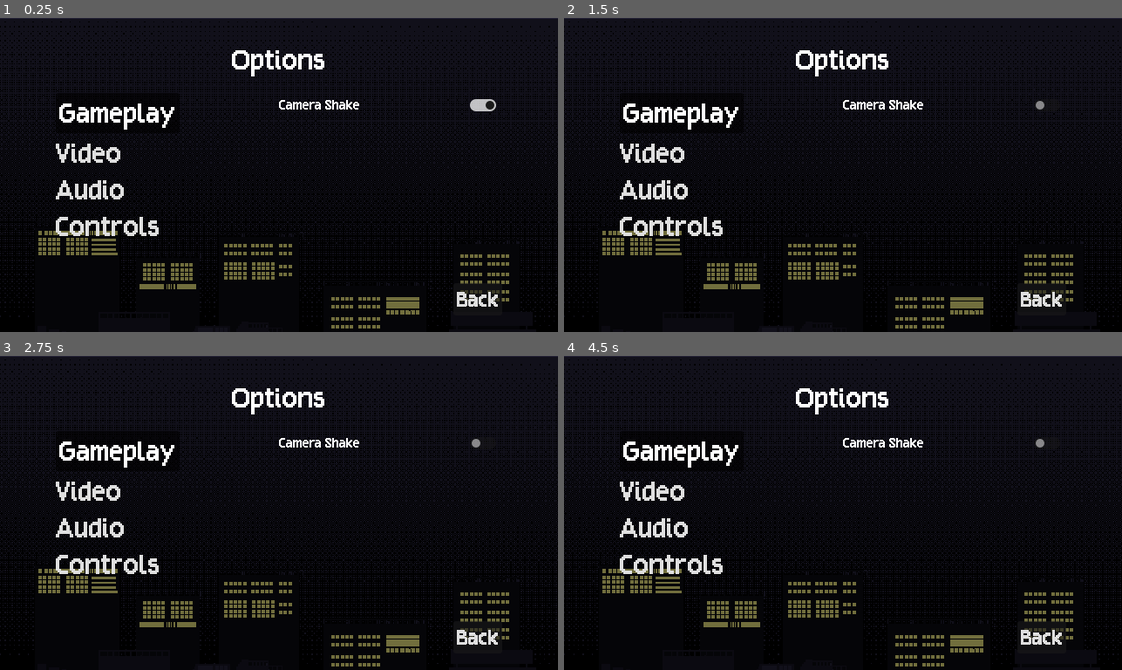
Above: before the commit, frames 1-4 (two rows, left to right).
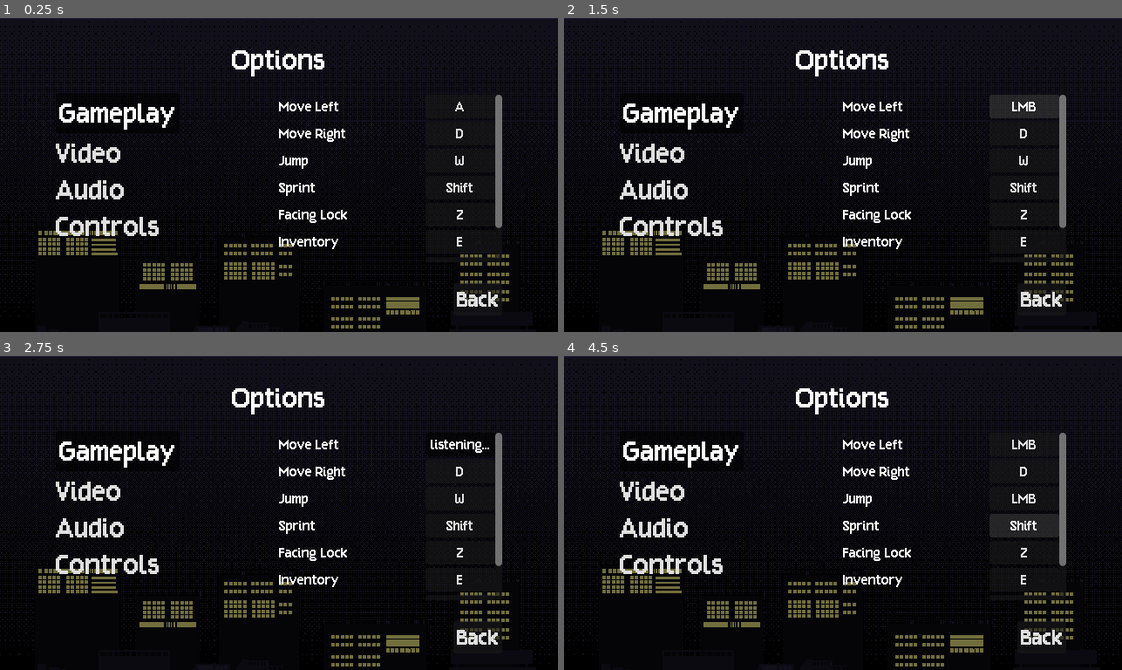
Above: after the commit, the same moments.

Repository: kyteidev/rogueshot
Game: Godot game, scene res://scenes/menus/options_menu.tscn
Two runs of this game, one before a commit and one after it. Both use one fixed random seed, a clock stepped at 60 frames per second and the inputs below.
Inputs (mouse positions are in pixels of both pictures, inside the frame that each line leads up to):
- Up to frame 1 (0.25 s): no input
- Up to frame 2 (1.5 s): click (1049, 105) at 0.52 s; click (1021, 105) at 1.25 s, where only the run after the commit has a clickable "listening..."
- Up to frame 3 (2.75 s): click (457, 443) at 2 s, where only the run after the commit has a clickable "LMB"
- Up to frame 4 (4.5 s): click (1021, 472) at 2.75 s, where only the run after the commit has a clickable "D"; click (1021, 497) at 3.5 s, where only the run after the commit has a clickable "W"; click (1021, 525) at 4.25 s, where only the run after the commit has a clickable "Shift"

The runs differ from the first frame. In frame 1, 1.8% of the frame differs, in the area x 50-90%, y 24-77%; in frame 2, 2.4%; in frame 3, 1.8%; in frame 4, 2.6%.

Commit message:
add keybinds in options menu

Diff:
--- a/scenes/menus/options_menu.tscn
+++ b/scenes/menus/options_menu.tscn
@@ -10,6 +10,7 @@
 [ext_resource type="ButtonGroup" uid="uid://cex2h80qiylfv" path="res://resources/groups/settings_tab_group.tres" id="7_23plx"]
 [ext_resource type="LabelSettings" uid="uid://dg0kb8y76xk08" path="res://resources/themes/label_options.tres" id="9_gjmye"]
 [ext_resource type="Script" uid="uid://d0o72ftsra2lh" path="res://scripts/option_controls/option_checkbutton.gd" id="10_muvh2"]
+[ext_resource type="Script" uid="uid://yub1y1mkcpw7" path="res://scripts/option_controls/option_keybind_button.gd" id="11_yxgvl"]
 
 [sub_resource type="LabelSettings" id="LabelSettings_vjox6"]
 font = ExtResource("5_yxgvl")
@@ -166,27 +167,32 @@
 offset_bottom = 280.0
 
 [node name="Gameplay" type="Control" parent="TabsContainer" unique_id=199546014]
+visible = false
 layout_mode = 2
 size_flags_vertical = 3
 
-[node name="OptionsContainer" type="VBoxContainer" parent="TabsContainer/Gameplay" unique_id=1258848593]
-layout_mode = 1
-anchors_preset = 15
-anchor_right = 1.0
-anchor_bottom = 1.0
-grow_horizontal = 2
-grow_vertical = 2
-
-[node name="OptionCameraShake" type="HBoxContainer" parent="TabsContainer/Gameplay/OptionsContainer" unique_id=2058139324]
-layout_mode = 2
-
-[node name="Label" type="Label" parent="TabsContainer/Gameplay/OptionsContainer/OptionCameraShake" unique_id=682935788]
+[node name="ScrollContainer" type="ScrollContainer" parent="TabsContainer/Gameplay" unique_id=1666140206]
+layout_mode = 1
+anchors_preset = 15
+anchor_right = 1.0
+anchor_bottom = 1.0
+grow_horizontal = 2
+grow_vertical = 2
+
+[node name="OptionsContainer" type="VBoxContainer" parent="TabsContainer/Gameplay/ScrollContainer" unique_id=1258848593]
+layout_mode = 2
+size_flags_horizontal = 3
+
+[node name="OptionCameraShake" type="HBoxContainer" parent="TabsContainer/Gameplay/ScrollContainer/OptionsContainer" unique_id=2058139324]
+layout_mode = 2
+
+[node name="Label" type="Label" parent="TabsContainer/Gameplay/ScrollContainer/OptionsContainer/OptionCameraShake" unique_id=682935788]
 layout_mode = 2
 size_flags_horizontal = 3
 text = "Camera Shake"
 label_settings = ExtResource("9_gjmye")
 
-[node name="CheckButton" type="CheckButton" parent="TabsContainer/Gameplay/OptionsContainer/OptionCameraShake" unique_id=1435236203]
+[node name="CheckButton" type="CheckButton" parent="TabsContainer/Gameplay/ScrollContainer/OptionsContainer/OptionCameraShake" unique_id=1435236203]
 layout_mode = 2
 script = ExtResource("10_muvh2")
 setting_key = "camera_shake"
@@ -196,24 +202,28 @@
 layout_mode = 2
 size_flags_vertical = 3
 
-[node name="OptionsContainer" type="VBoxContainer" parent="TabsContainer/Video" unique_id=517212257]
-layout_mode = 1
-anchors_preset = 15
-anchor_right = 1.0
-anchor_bottom = 1.0
-grow_horizontal = 2
-grow_vertical = 2
-
-[node name="lorem ipsum" type="HBoxContainer" parent="TabsContainer/Video/OptionsContainer" unique_id=1102374291]
-layout_mode = 2
-
-[node name="Label" type="Label" parent="TabsContainer/Video/OptionsContainer/lorem ipsum" unique_id=2070991208]
+[node name="ScrollContainer" type="ScrollContainer" parent="TabsContainer/Video" unique_id=1193056748]
+layout_mode = 1
+anchors_preset = 15
+anchor_right = 1.0
+anchor_bottom = 1.0
+grow_horizontal = 2
+grow_vertical = 2
+
+[node name="OptionsContainer" type="VBoxContainer" parent="TabsContainer/Video/ScrollContainer" unique_id=517212257]
+layout_mode = 2
+size_flags_horizontal = 3
+
+[node name="lorem ipsum" type="HBoxContainer" parent="TabsContainer/Video/ScrollContainer/OptionsContainer" unique_id=1102374291]
+layout_mode = 2
+
+[node name="Label" type="Label" parent="TabsContainer/Video/ScrollContainer/OptionsContainer/lorem ipsum" unique_id=2070991208]
 layout_mode = 2
 size_flags_horizontal = 3
 text = "lorem ipsum"
 label_settings = ExtResource("9_gjmye")
 
-[node name="CheckButton" type="CheckButton" parent="TabsContainer/Video/OptionsContainer/lorem ipsum" unique_id=581891719]
+[node name="CheckButton" type="CheckButton" parent="TabsContainer/Video/ScrollContainer/OptionsContainer/lorem ipsum" unique_id=581891719]
 layout_mode = 2
 
 [node name="Audio" type="Control" parent="TabsContainer" unique_id=390435501]
@@ -221,50 +231,198 @@
 layout_mode = 2
 size_flags_vertical = 3
 
-[node name="OptionsContainer" type="VBoxContainer" parent="TabsContainer/Audio" unique_id=921295538]
-layout_mode = 1
-anchors_preset = 15
-anchor_right = 1.0
-anchor_bottom = 1.0
-grow_horizontal = 2
-grow_vertical = 2
-
-[node name="lorem ipsum" type="HBoxContainer" parent="TabsContainer/Audio/OptionsContainer" unique_id=1440279358]
-layout_mode = 2
-
-[node name="Label" type="Label" parent="TabsContainer/Audio/OptionsContainer/lorem ipsum" unique_id=2132732415]
+[node name="ScrollContainer" type="ScrollContainer" parent="TabsContainer/Audio" unique_id=972849162]
+layout_mode = 1
+anchors_preset = 15
+anchor_right = 1.0
+anchor_bottom = 1.0
+grow_horizontal = 2
+grow_vertical = 2
+
+[node name="OptionsContainer" type="VBoxContainer" parent="TabsContainer/Audio/ScrollContainer" unique_id=921295538]
+layout_mode = 2
+size_flags_horizontal = 3
+
+[node name="lorem ipsum" type="HBoxContainer" parent="TabsContainer/Audio/ScrollContainer/OptionsContainer" unique_id=1440279358]
+layout_mode = 2
+
+[node name="Label" type="Label" parent="TabsContainer/Audio/ScrollContainer/OptionsContainer/lorem ipsum" unique_id=2132732415]
 layout_mode = 2
 size_flags_horizontal = 3
 text = "lorem ipsum"
 label_settings = ExtResource("9_gjmye")
 
-[node name="CheckButton" type="CheckButton" parent="TabsContainer/Audio/OptionsContainer/lorem ipsum" unique_id=478585720]
+[node name="CheckButton" type="CheckButton" parent="TabsContainer/Audio/ScrollContainer/OptionsContainer/lorem ipsum" unique_id=478585720]
 layout_mode = 2
 
 [node name="Controls" type="Control" parent="TabsContainer" unique_id=402162721]
-visible = false
 layout_mode = 2
 size_flags_vertical = 3
 
-[node name="OptionsContainer" type="VBoxContainer" parent="TabsContainer/Controls" unique_id=1491984417]
-layout_mode = 1
-anchors_preset = 15
-anchor_right = 1.0
-anchor_bottom = 1.0
-grow_horizontal = 2
-grow_vertical = 2
-
-[node name="lorem ipsum" type="HBoxContainer" parent="TabsContainer/Controls/OptionsContainer" unique_id=19513926]
-layout_mode = 2
-
-[node name="Label" type="Label" parent="TabsContainer/Controls/OptionsContainer/lorem ipsum" unique_id=2116640576]
-layout_mode = 2
-size_flags_horizontal = 3
-text = "lorem ipsum"
-label_settings = ExtResource("9_gjmye")
-
-[node name="CheckButton" type="CheckButton" parent="TabsContainer/Controls/OptionsContainer/lorem ipsum" unique_id=1077108578]
-layout_mode = 2
+[node name="ScrollContainer" type="ScrollContainer" parent="TabsContainer/Controls" unique_id=1879695052]
+layout_mode = 1
+anchors_preset = 15
+anchor_right = 1.0
+anchor_bottom = 1.0
+grow_horizontal = 2
+grow_vertical = 2
+horizontal_scroll_mode = 0
+
+[node name="OptionsContainer" type="VBoxContainer" parent="TabsContainer/Controls/ScrollContainer" unique_id=1491984417]
+layout_mode = 2
+size_flags_horizontal = 3
+
+[node name="OptionMoveLeft" type="HBoxContainer" parent="TabsContainer/Controls/ScrollContainer/OptionsContainer" unique_id=19513926]
+layout_mode = 2
+
+[node name="Label" type="Label" parent="TabsContainer/Controls/ScrollContainer/OptionsContainer/OptionMoveLeft" unique_id=2116640576]
+layout_mode = 2
+size_flags_horizontal = 3
+text = "Move Left"
+label_settings = ExtResource("9_gjmye")
+
+[node name="Button" type="Button" parent="TabsContainer/Controls/ScrollContainer/OptionsContainer/OptionMoveLeft" unique_id=1341031752]
+custom_minimum_size = Vector2(80, 0)
+layout_mode = 2
+theme_override_fonts/font = ExtResource("5_yxgvl")
+theme_override_font_sizes/font_size = 16
+toggle_mode = true
+text = "listening..."
+script = ExtResource("11_yxgvl")
+action_name = "player_left"
+
+[node name="OptionMoveRight" type="HBoxContainer" parent="TabsContainer/Controls/ScrollContainer/OptionsContainer" unique_id=78869843]
+layout_mode = 2
+
+[node name="Label" type="Label" parent="TabsContainer/Controls/ScrollContainer/OptionsContainer/OptionMoveRight" unique_id=965940568]
+layout_mode = 2
+size_flags_horizontal = 3
+text = "Move Right"
+label_settings = ExtResource("9_gjmye")
+
+[node name="Button" type="Button" parent="TabsContainer/Controls/ScrollContainer/OptionsContainer/OptionMoveRight" unique_id=690410537]
+custom_minimum_size = Vector2(80, 0)
+layout_mode = 2
+theme_override_fonts/font = ExtResource("5_yxgvl")
+theme_override_font_sizes/font_size = 16
+toggle_mode = true
+text = "listening..."
+script = ExtResource("11_yxgvl")
+action_name = "player_right"
+
+[node name="OptionJump" type="HBoxContainer" parent="TabsContainer/Controls/ScrollContainer/OptionsContainer" unique_id=1940373574]
+layout_mode = 2
+
+[node name="Label" type="Label" parent="TabsContainer/Controls/ScrollContainer/OptionsContainer/OptionJump" unique_id=936572199]
+layout_mode = 2
+size_flags_horizontal = 3
+text = "Jump"
+label_settings = ExtResource("9_gjmye")
+
+[node name="Button" type="Button" parent="TabsContainer/Controls/ScrollContainer/OptionsContainer/OptionJump" unique_id=1057119542]
+custom_minimum_size = Vector2(80, 0)
+layout_mode = 2
+theme_override_fonts/font = ExtResource("5_yxgvl")
+theme_override_font_sizes/font_size = 16
+toggle_mode = true
+text = "listening..."
+script = ExtResource("11_yxgvl")
+action_name = "player_jump"
+
+[node name="OptionSprint" type="HBoxContainer" parent="TabsContainer/Controls/ScrollContainer/OptionsContainer" unique_id=899748984]
+layout_mode = 2
+
+[node name="Label" type="Label" parent="TabsContainer/Controls/ScrollContainer/OptionsContainer/OptionSprint" unique_id=1115567588]
+layout_mode = 2
+size_flags_horizontal = 3
+text = "Sprint"
+label_settings = ExtResource("9_gjmye")
+
+[node name="Button" type="Button" parent="TabsContainer/Controls/ScrollContainer/OptionsContainer/OptionSprint" unique_id=1765539801]
+custom_minimum_size = Vector2(80, 0)
+layout_mode = 2
+theme_override_fonts/font = ExtResource("5_yxgvl")
+theme_override_font_sizes/font_size = 16
+toggle_mode = true
+text = "listening..."
+script = ExtResource("11_yxgvl")
+action_name = "player_sprint"
+
+[node name="OptionFacingLock" type="HBoxContainer" parent="TabsContainer/Controls/ScrollContainer/OptionsContainer" unique_id=292328004]
+layout_mode = 2
+
+[node name="Label" type="Label" parent="TabsContainer/Controls/ScrollContainer/OptionsContainer/OptionFacingLock" unique_id=994374138]
+layout_mode = 2
+size_flags_horizontal = 3
+text = "Facing Lock"
+label_settings = ExtResource("9_gjmye")
+
+[node name="Button" type="Button" parent="TabsContainer/Controls/ScrollContainer/OptionsContainer/OptionFacingLock" unique_id=1531866293]
+custom_minimum_size = Vector2(80, 0)
+layout_mode = 2
+theme_override_fonts/font = ExtResource("5_yxgvl")
+theme_override_font_sizes/font_size = 16
+toggle_mode = true
+text = "listening..."
+script = ExtResource("11_yxgvl")
+action_name = "player_facing_lock"
+
+[node name="OptionInventory" type="HBoxContainer" parent="TabsContainer/Controls/ScrollContainer/OptionsContainer" unique_id=2047751539]
+layout_mode = 2
+
+[node name="Label" type="Label" parent="TabsContainer/Controls/ScrollContainer/OptionsContainer/OptionInventory" unique_id=2115365818]
+layout_mode = 2
+size_flags_horizontal = 3
+text = "Inventory"
+label_settings = ExtResource("9_gjmye")
+
+[node name="Button" type="Button" parent="TabsContainer/Controls/ScrollContainer/OptionsContainer/OptionInventory" unique_id=1575245101]
+custom_minimum_size = Vector2(80, 0)
+layout_mode = 2
+theme_override_fonts/font = ExtResource("5_yxgvl")
+theme_override_font_sizes/font_size = 16
+toggle_mode = true
+text = "listening..."
+script = ExtResource("11_yxgvl")
+action_name = "ui_inventory"
+
+[node name="OptionShoot" type="HBoxContainer" parent="TabsContainer/Controls/ScrollContainer/OptionsContainer" unique_id=1640773243]
+layout_mode = 2
+
+[node name="Label" type="Label" parent="TabsContainer/Controls/ScrollContainer/OptionsContainer/OptionShoot" unique_id=1882016917]
+layout_mode = 2
+size_flags_horizontal = 3
+text = "Shoot"
+label_settings = ExtResource("9_gjmye")
+
+[node name="Button" type="Button" parent="TabsContainer/Controls/ScrollContainer/OptionsContainer/OptionShoot" unique_id=1910041406]
+custom_minimum_size = Vector2(80, 0)
+layout_mode = 2
+theme_override_fonts/font = ExtResource("5_yxgvl")
+theme_override_font_sizes/font_size = 16
+toggle_mode = true
+text = "listening..."
+script = ExtResource("11_yxgvl")
+action_name = "weapon_shoot"
+
+[node name="OptionReload" type="HBoxContainer" parent="TabsContainer/Controls/ScrollContainer/OptionsContainer" unique_id=454216631]
+layout_mode = 2
+
+[node name="Label" type="Label" parent="TabsContainer/Controls/ScrollContainer/OptionsContainer/OptionReload" unique_id=298843145]
+layout_mode = 2
+size_flags_horizontal = 3
+text = "Reload"
+label_settings = ExtResource("9_gjmye")
+
+[node name="Button" type="Button" parent="TabsContainer/Controls/ScrollContainer/OptionsContainer/OptionReload" unique_id=525241634]
+custom_minimum_size = Vector2(80, 0)
+layout_mode = 2
+theme_override_fonts/font = ExtResource("5_yxgvl")
+theme_override_font_sizes/font_size = 16
+toggle_mode = true
+text = "listening..."
+script = ExtResource("11_yxgvl")
+action_name = "weapon_reload"
 
 [node name="BackButton" type="Button" parent="." unique_id=123714607]
 layout_mode = 1
--- a/scripts/managers/options_manager.gd
+++ b/scripts/managers/options_manager.gd
@@ -11,7 +11,7 @@
 	# TODO: options saving and loading from file
 
 	# layer 0: tab type as index
-	# 		0: gameplay, 1: video, 2: audio, 3: controls
+	# 		-> 0: gameplay, 1: video, 2: audio, 3: controls
 	# layer 1: options
 	options = [
 		{
@@ -23,8 +23,17 @@
 		{
 			"lorem ipsum": false
 		},
+		# keybinds are managed independently
+		# this is for displaying the keybind in options menu
 		{
-			"lorem ipsum": false
+			"player_left": "A",
+			"player_right": "D",
+			"player_jump": "W",
+			"player_sprint": "Shift",
+			"player_facing_lock": "Z",
+			"ui_inventory": "E",
+			"weapon_shoot": "LMB",
+			"weapon_reload": "R"
 		}
 	]
 
--- a/scripts/menus/options_menu.gd
+++ b/scripts/menus/options_menu.gd
@@ -13,11 +13,21 @@
 
 func _ready() -> void:
 	for tab_index in range(tabs.size()):
-		var options_container := tabs[tab_index].get_child(0)
+		# might be a bad practice to use two get_child() lol
+		var options_container := tabs[tab_index].get_child(0).get_child(0)
 		var options := options_container.get_children()
 		for option_index in range(options.size()):
-			var button := options[option_index].get_child(1)
-			button.button_pressed = om.options[tab_index].values()[option_index]
+			# get the button/slider or something of the setting
+			# then get value of the setting from options manager
+			var control := options[option_index].get_child(1)
+			var value: Variant = om.options[tab_index].values()[option_index]
+
+			# each type of value should have one ui element for it
+			match typeof(value):
+				TYPE_BOOL:
+					control.button_pressed = value
+				TYPE_STRING:
+					control.text = value
 
 
 func _on_tab_pressed() -> void:
--- a/scripts/option_controls/option_keybind_button.gd
+++ b/scripts/option_controls/option_keybind_button.gd
@@ -5,6 +5,7 @@
 
 @export var action_name: String
 
+var om := OptionsManager
 var listening: bool = false
 
 
@@ -64,5 +65,8 @@
 		# only need the name itself
 		text = key.as_text_physical_keycode()
 
+	# sync options with options manager
+	om.set_option(action_name, text)
+
 	# revert button to default state after finished listening to input
 	button_pressed = false
